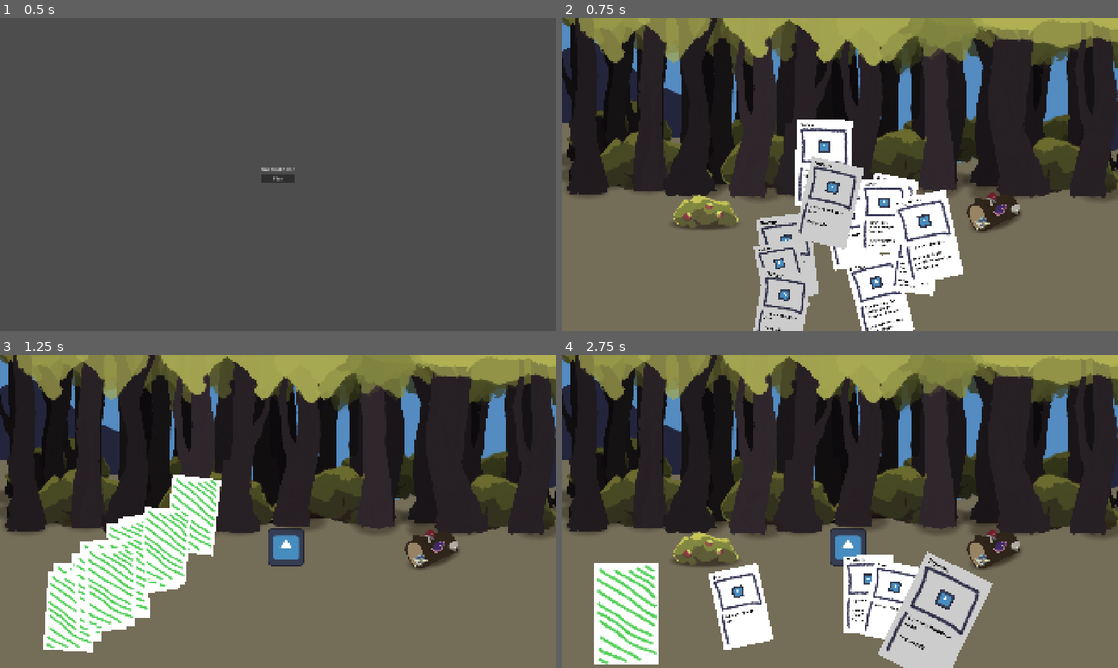
Above: before the commit, frames 1-4 (two rows, left to right).
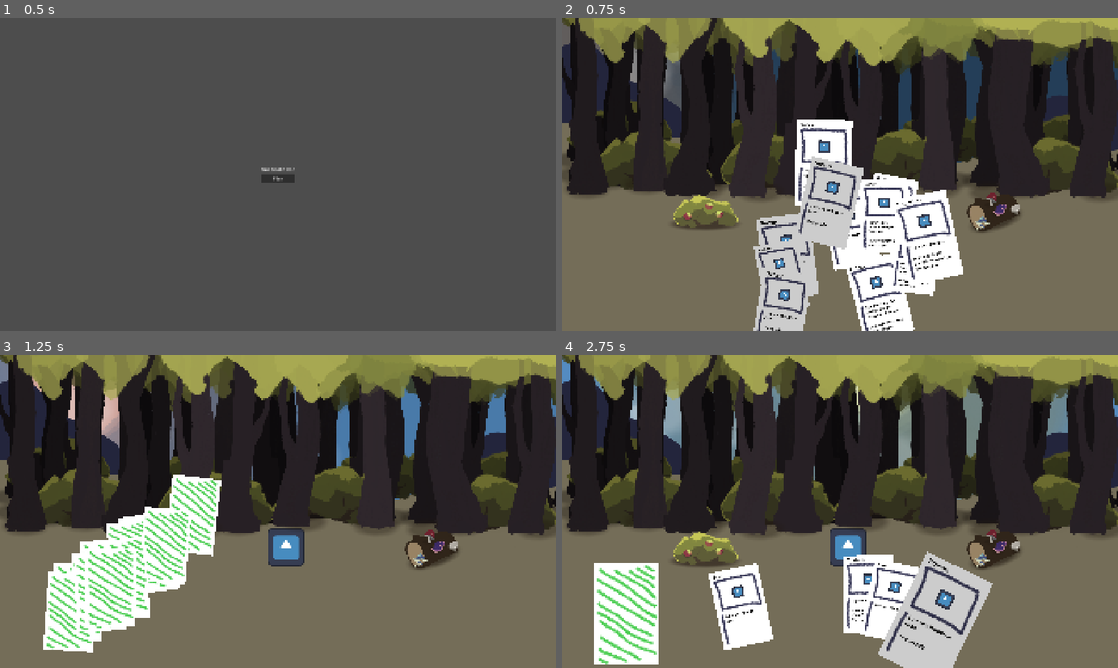
Above: after the commit, the same moments.

Repository: CiaranWoodward/LD59
Game: Godot game, scene res://UI/StartScreen.tscn
The game is run twice, just before and just after one commit, with the same random seed, the same clock (stepped at 60 frames per second) and the same inputs. The engine's default icon, where the game draws it, is replaced by a stand-in: a white triangle on a blue panel in a dark square.
Inputs (mouse positions are in pixels of both pictures, inside the frame that each line leads up to):
- Up to frame 1 (0.5 s): no input
- Up to frame 2 (0.75 s): click "Play" at 0.5 s
- Up to frame 3 (1.25 s): no input
- Up to frame 4 (2.75 s): move the mouse to (662, 592) at 1.27 s; click (662, 592) at 1.42 s; move the mouse to (628, 614) at 2.02 s; click (628, 614) at 2.17 s

Frame 1 is identical in both runs. In frame 2, 2.7% of the frame differs, in the area x 0-100%, y 1-47%; in frame 3, 1.3%; in frame 4, 2.4%.

Commit message:
Day Night Cylce anim

Diff:
--- a/World/Level.tscn
+++ b/World/Level.tscn
@@ -7,18 +7,145 @@
 [ext_resource type="Texture2D" uid="uid://385vmc5hw70y" path="res://Graphics/Environment/Background/ground.png" id="3_joegy"]
 [ext_resource type="PackedScene" uid="uid://sm6uk6e3vdyu" path="res://World/Environment/Tree.tscn" id="3_k1dps"]
 [ext_resource type="PackedScene" uid="uid://bmbknhela3tf8" path="res://Global/table.tscn" id="4_7rdfg"]
+[ext_resource type="Texture2D" uid="uid://ciuj8cgmeect7" path="res://Graphics/MV Sketch/sun0000.png" id="4_d45ho"]
 [ext_resource type="Texture2D" uid="uid://cp5lvpp400hv0" path="res://Graphics/Environment/Berries/Bush.png" id="5_avfc4"]
 [ext_resource type="Texture2D" uid="uid://pn8oc7nus4rb" path="res://Graphics/MV Sketch/White0000.png" id="5_xhbeg"]
 [ext_resource type="Script" uid="uid://drx4qea7ykdrp" path="res://Utils/RandomAnimatedSprite.gd" id="6_38me4"]
 [ext_resource type="PackedScene" uid="uid://bjpe4gij0vyyp" path="res://World/Environment/Mushrooms.tscn" id="8_xt66a"]
 [ext_resource type="PackedScene" uid="uid://f60kho1hkypj" path="res://World/Environment/Berries.tscn" id="9_avfc4"]
 
+[sub_resource type="Animation" id="Animation_7c1pb"]
+resource_name = "DayNightCycle"
+length = 2.0
+loop_mode = 1
+step = 0.1
+tracks/0/type = "value"
+tracks/0/imported = false
+tracks/0/enabled = true
+tracks/0/path = NodePath("SunPath/PathFollow2D:progress_ratio")
+tracks/0/interp = 1
+tracks/0/loop_wrap = true
+tracks/0/keys = {
+"times": PackedFloat32Array(0, 0.1, 0.9, 1, 1.01, 1.1, 1.9, 2),
+"transitions": PackedFloat32Array(0.55478466, 0.6830201, 1.6817931, 1000000, 1, 1, 1, 1),
+"update": 0,
+"values": [0.0, 0.3, 0.7, 1.0, 0.0, 0.2, 0.7, 1.0]
+}
+tracks/1/type = "value"
+tracks/1/imported = false
+tracks/1/enabled = true
+tracks/1/path = NodePath("Sky:modulate")
+tracks/1/interp = 1
+tracks/1/loop_wrap = true
+tracks/1/keys = {
+"times": PackedFloat32Array(0, 0.2, 0.8, 1, 2),
+"transitions": PackedFloat32Array(0.61557204, 1.5691684, 1.464086, 1, 1),
+"update": 0,
+"values": [Color(0.07843137, 0.14117646, 0.20392156, 1), Color(0.32941177, 0.54509807, 0.75686276, 1), Color(0.32941177, 0.54509807, 0.75686276, 1), Color(0.078431375, 0.14117648, 0.20392157, 1), Color(0.078431375, 0.14117648, 0.20392157, 1)]
+}
+tracks/2/type = "value"
+tracks/2/imported = false
+tracks/2/enabled = true
+tracks/2/path = NodePath("SunPath/PathFollow2D/Sun:modulate")
+tracks/2/interp = 1
+tracks/2/loop_wrap = true
+tracks/2/keys = {
+"times": PackedFloat32Array(0, 0.1, 0.2, 0.8, 0.9, 1, 1.9, 2),
+"transitions": PackedFloat32Array(0.43527535, 2.0000005, 1, 0.43527526, 2.5491211, 1, 1, 1),
+"update": 0,
+"values": [Color(0.91764706, 0.94509804, 0.7411765, 1), Color(0.88235295, 0.6666667, 0.64705884, 1), Color(0.91764706, 0.94509804, 0.7411765, 1), Color(0.91764706, 0.94509804, 0.7411765, 1), Color(0.42745098, 0.23137255, 0.5019608, 1), Color(0.92941177, 0.94509804, 0.8901961, 1), Color(0.92941177, 0.94509804, 0.8901961, 1), Color(0.91764706, 0.94509804, 0.7411765, 1)]
+}
+
+[sub_resource type="Animation" id="Animation_24re5"]
+length = 0.001
+tracks/0/type = "value"
+tracks/0/imported = false
+tracks/0/enabled = true
+tracks/0/path = NodePath("SunPath/PathFollow2D:progress_ratio")
+tracks/0/interp = 1
+tracks/0/loop_wrap = true
+tracks/0/keys = {
+"times": PackedFloat32Array(0),
+"transitions": PackedFloat32Array(1),
+"update": 0,
+"values": [0.0]
+}
+tracks/1/type = "value"
+tracks/1/imported = false
+tracks/1/enabled = true
+tracks/1/path = NodePath("Sky:modulate")
+tracks/1/interp = 1
+tracks/1/loop_wrap = true
+tracks/1/keys = {
+"times": PackedFloat32Array(0),
+"transitions": PackedFloat32Array(1),
+"update": 0,
+"values": [Color(0.32156864, 0.52156866, 0.72156864, 1)]
+}
+tracks/2/type = "value"
+tracks/2/imported = false
+tracks/2/enabled = true
+tracks/2/path = NodePath("SunPath/PathFollow2D/Sun:modulate")
+tracks/2/interp = 1
+tracks/2/loop_wrap = true
+tracks/2/keys = {
+"times": PackedFloat32Array(0),
+"transitions": PackedFloat32Array(1),
+"update": 0,
+"values": [Color(0.91764706, 0.94509804, 0.7411765, 1)]
+}
+
+[sub_resource type="AnimationLibrary" id="AnimationLibrary_r5g24"]
+_data = {
+&"DayNightCycle": SubResource("Animation_7c1pb"),
+&"RESET": SubResource("Animation_24re5")
+}
+
+[sub_resource type="Animation" id="Animation_p72nv"]
+length = 0.001
+tracks/0/type = "value"
+tracks/0/imported = false
+tracks/0/enabled = true
+tracks/0/path = NodePath("../../SunPath/PathFollow2D/Sun:rotation")
+tracks/0/interp = 1
+tracks/0/loop_wrap = true
+tracks/0/keys = {
+"times": PackedFloat32Array(0),
+"transitions": PackedFloat32Array(1),
+"update": 0,
+"values": [0.0]
+}
+
+[sub_resource type="Animation" id="Animation_r5g24"]
+resource_name = "SunTwist"
+length = 2.2
+loop_mode = 1
+step = 0.1
+tracks/0/type = "value"
+tracks/0/imported = false
+tracks/0/enabled = true
+tracks/0/path = NodePath("../../SunPath/PathFollow2D/Sun:rotation")
+tracks/0/interp = 1
+tracks/0/loop_wrap = true
+tracks/0/keys = {
+"times": PackedFloat32Array(0, 0.29999995, 0.6, 1.7, 2.2),
+"transitions": PackedFloat32Array(15.454985, 0.003644664, 14.928521, 0.019915015, 1),
+"update": 0,
+"values": [0.0, -0.03490658503988659, 0.0, 0.03490658503988659, 0.0]
+}
+
+[sub_resource type="AnimationLibrary" id="AnimationLibrary_fmpwv"]
+_data = {
+&"RESET": SubResource("Animation_p72nv"),
+&"SunTwist": SubResource("Animation_r5g24")
+}
+
 [sub_resource type="Animation" id="Animation_wfbhs"]
 length = 0.001
 tracks/0/type = "value"
 tracks/0/imported = false
 tracks/0/enabled = true
-tracks/0/path = NodePath("Sun/SunGlow:self_modulate")
+tracks/0/path = NodePath("SunPath/PathFollow2D/Sun/SunGlow:self_modulate")
 tracks/0/interp = 1
 tracks/0/loop_wrap = true
 tracks/0/keys = {
@@ -30,17 +157,17 @@
 
 [sub_resource type="Animation" id="Animation_d45ho"]
 resource_name = "SunGlow"
-length = 3.0
+length = 3.2
 loop_mode = 1
 tracks/0/type = "value"
 tracks/0/imported = false
 tracks/0/enabled = true
-tracks/0/path = NodePath("Sun/SunGlow:self_modulate")
+tracks/0/path = NodePath("SunPath/PathFollow2D/Sun/SunGlow:self_modulate")
 tracks/0/interp = 1
 tracks/0/loop_wrap = true
 tracks/0/keys = {
-"times": PackedFloat32Array(0, 2, 3),
-"transitions": PackedFloat32Array(0.5743493, 1.7411015, 1),
+"times": PackedFloat32Array(0, 1.2333333, 3.2),
+"transitions": PackedFloat32Array(0.61557233, 0.46651664, 1),
 "update": 0,
 "values": [Color(1, 1, 1, 1), Color(1, 1, 1, 0.60784316), Color(1, 1, 1, 1)]
 }
@@ -51,20 +178,14 @@
 &"SunGlow": SubResource("Animation_d45ho")
 }
 
-[sub_resource type="Animation" id="Animation_7c1pb"]
-resource_name = "DayNightCycle"
-step = 0.1
-
-[sub_resource type="Animation" id="Animation_24re5"]
-length = 0.001
-
-[sub_resource type="AnimationLibrary" id="AnimationLibrary_r5g24"]
+[sub_resource type="Curve2D" id="Curve2D_wfbhs"]
 _data = {
-&"DayNightCycle": SubResource("Animation_7c1pb"),
-&"RESET": SubResource("Animation_24re5")
-}
-
-[sub_resource type="Curve2D" id="Curve2D_wfbhs"]
+"points": PackedVector2Array(0, 0, 0, 0, -429, 1047, 0, 0, 0, 0, -249, 378, 0, 0, 0, 0, 140, 145, 0, 0, 0, 0, 366, 67, 0, 0, 0, 0, 723, 3, 0, 0, 0, 0, 986, -3, 0, 0, 0, 0, 1333, 20, 0, 0, 0, 0, 1636, 85, 0, 0, 0, 0, 1847, 178, 0, 0, 0, 0, 2053, 342, 0, 0, 0, 0, 2190, 590, 0, 0, 0, 0, 2378, 1058)
+}
+point_count = 12
+
+[sub_resource type="Gradient" id="Gradient_p72nv"]
+colors = PackedColorArray(1, 1, 1, 0.3137255, 1, 1, 1, 0.17254902)
 
 [sub_resource type="SpriteFrames" id="SpriteFrames_aoint"]
 animations = [{
@@ -79,38 +200,63 @@
 
 [node name="Level" type="Node2D" unique_id=1164261592]
 
-[node name="SunGlow" type="AnimationPlayer" parent="." unique_id=70500330]
+[node name="DayNight" type="AnimationPlayer" parent="." unique_id=405920214]
+libraries/ = SubResource("AnimationLibrary_r5g24")
+autoplay = &"DayNightCycle"
+speed_scale = 0.2
+
+[node name="SunTwist" type="AnimationPlayer" parent="DayNight" unique_id=1868233216]
+root_node = NodePath("../SunGlow")
+libraries/ = SubResource("AnimationLibrary_fmpwv")
+autoplay = &"SunTwist"
+
+[node name="SunGlow" type="AnimationPlayer" parent="DayNight" unique_id=70500330]
+root_node = NodePath("../..")
 libraries/ = SubResource("AnimationLibrary_p72nv")
 autoplay = &"SunGlow"
 
-[node name="DayNight" type="AnimationPlayer" parent="." unique_id=405920214]
-libraries/ = SubResource("AnimationLibrary_r5g24")
-
-[node name="SunPath" type="Path2D" parent="DayNight" unique_id=1445814317]
-position = Vector2(-228.80002, 859.6)
-scale = Vector2(0.8, 0.8)
-curve = SubResource("Curve2D_wfbhs")
-
 [node name="Sky" type="Sprite2D" parent="." unique_id=725656267]
-modulate = Color(0.32941177, 0.54509807, 0.75686276, 1)
+modulate = Color(0.32156864, 0.52156866, 0.72156864, 1)
 position = Vector2(1050.5, 213.50003)
 scale = Vector2(135.35, 41.35)
 texture = ExtResource("5_xhbeg")
 
-[node name="Sun" type="Sprite2D" parent="." unique_id=141565408]
-modulate = Color(0.89453125, 0.87637746, 0.4297943, 1)
-position = Vector2(-525, 1037)
-scale = Vector2(0.8, 0.8)
+[node name="SunPath" type="Path2D" parent="." unique_id=1445814317]
+curve = SubResource("Curve2D_wfbhs")
+
+[node name="PathFollow2D" type="PathFollow2D" parent="SunPath" unique_id=1634102481]
+position = Vector2(-429, 1047)
+rotation = -1.3079624
+
+[node name="Sun" type="Sprite2D" parent="SunPath/PathFollow2D" unique_id=141565408]
+modulate = Color(0.91764706, 0.94509804, 0.7411765, 1)
 texture = ExtResource("1_xt66a")
-
-[node name="SunGlow" type="Sprite2D" parent="Sun" unique_id=1980788903]
+offset = Vector2(2.128357, 20.227966)
+
+[node name="SunGlow" type="Sprite2D" parent="SunPath/PathFollow2D/Sun" unique_id=1980788903]
 show_behind_parent = true
+scale = Vector2(1.237526, 1.237526)
 texture = ExtResource("3_24re5")
+
+[node name="Clouds" type="CPUParticles2D" parent="." unique_id=1816916226]
+position = Vector2(-92, 219)
+texture = ExtResource("4_d45ho")
+lifetime = 20.0
+preprocess = 30.0
+speed_scale = 0.8
+emission_shape = 3
+emission_rect_extents = Vector2(1, 150)
+spread = 0.0
+gravity = Vector2(0, 0)
+initial_velocity_min = 40.0
+initial_velocity_max = 100.0
+scale_amount_min = 0.25
+color_ramp = SubResource("Gradient_p72nv")
 
 [node name="Mountain" type="Sprite2D" parent="." unique_id=2103425597]
 self_modulate = Color(0.13824463, 0.14425278, 0.234375, 1)
-position = Vector2(1042, 545)
-scale = Vector2(0.67968756, 0.5833333)
+position = Vector2(888.5, 545)
+scale = Vector2(0.5997396, 0.5833333)
 texture = ExtResource("3_aoint")
 
 [node name="Ground" type="Sprite2D" parent="." unique_id=844886155]
